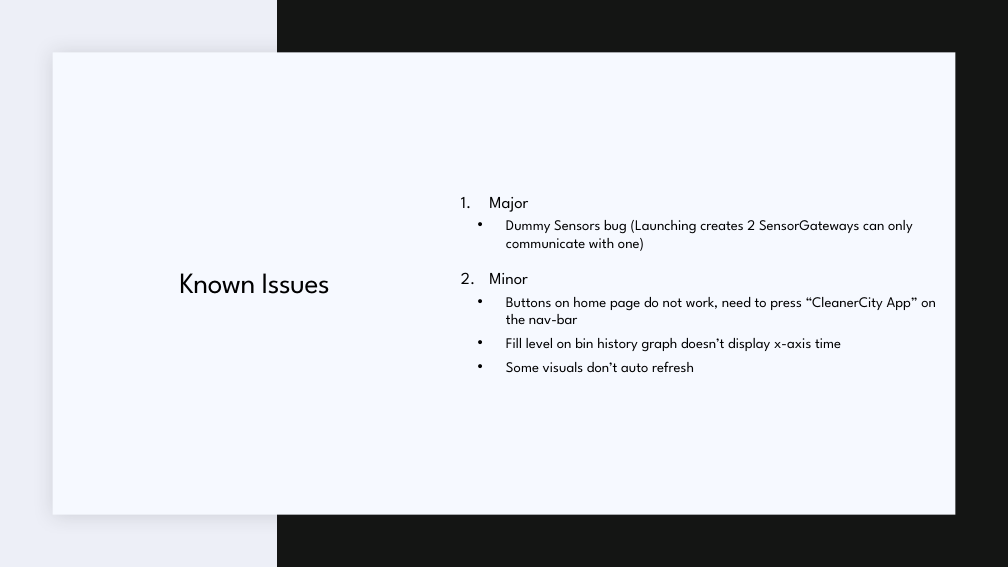
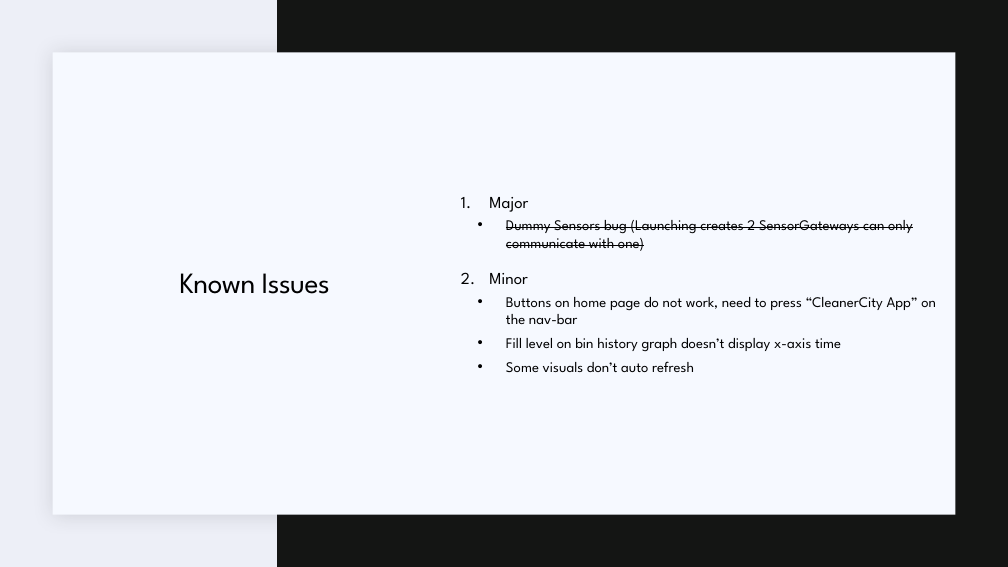
Before and after one commit to marios-stam/Project_IOT, a slide deck: slide 9 of Powerpoints/Final Presentation/Waste-management-Frank.pptx. Drawn at 1008x567 pixels with LibreOffice and Linux fonts; fonts in the diff are those of the drawing. Boxes give left, top, right and bottom in pixels: in the first picture for what was removed or moved away, otherwise in the second. Text is boxed around its words. In the diff, an @@ line names an element or a change of style, - is before the commit and + after.

```diff
--- a/Powerpoints/Final Presentation/Waste-management-Frank.pptx
+++ b/Powerpoints/Final Presentation/Waste-management-Frank.pptx
@@ text at box(506, 220, 913, 251): strikethrough on in "Dummy Sensors bug (Launching creates 2 SensorGateways ..." @@
```
Also in this commit, not shown: 1 other file.
